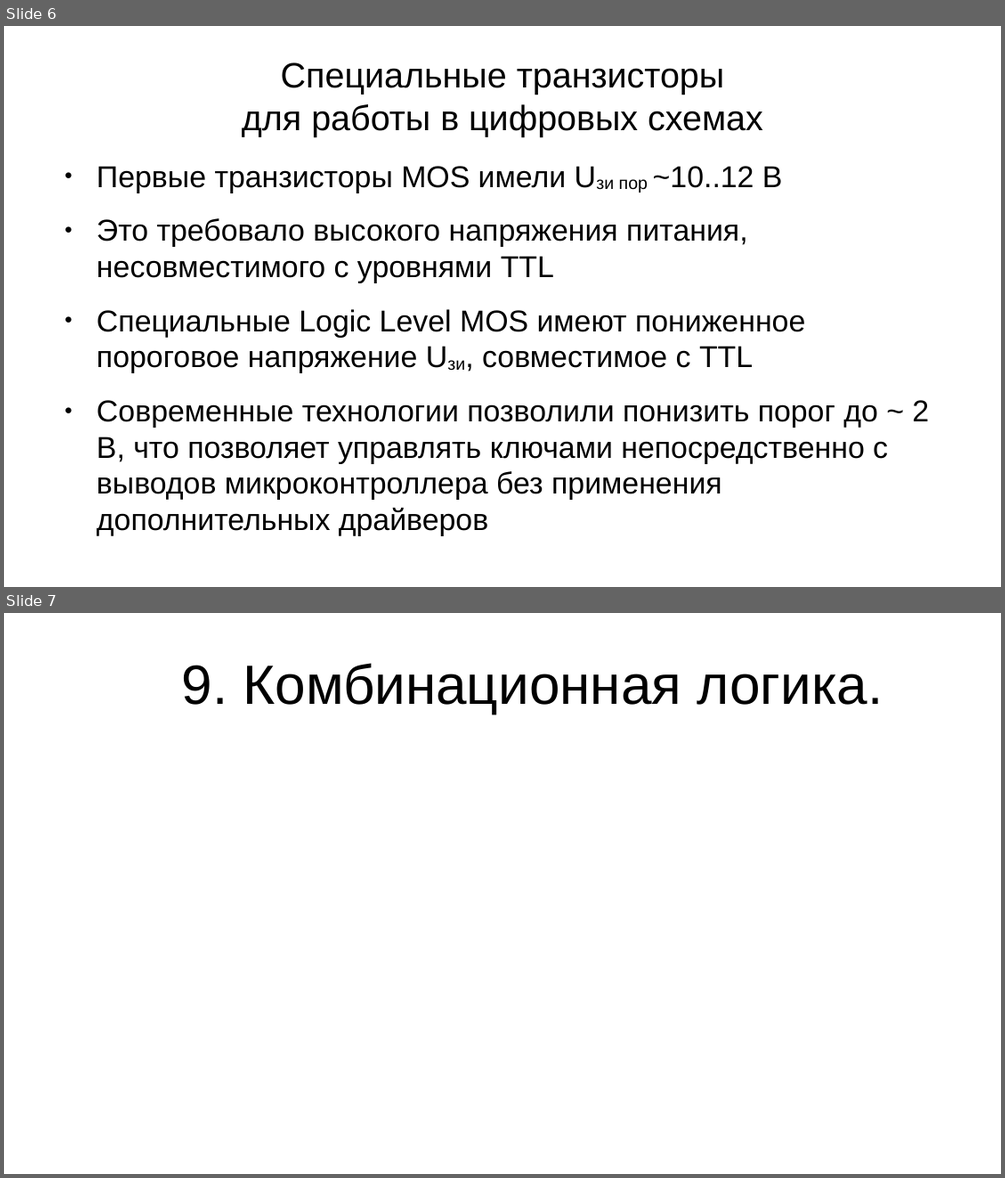
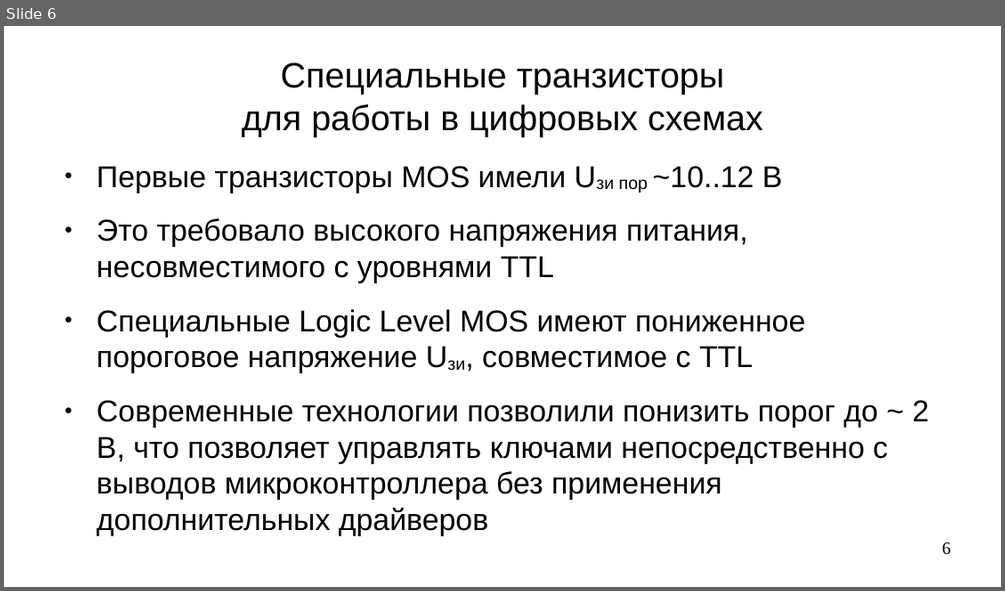
Before and after one commit to steelcraft/stud-lab, a slide deck: Лекции/СBDS01#L5.odp. Shown one above the other, each under a label of ours: slides 6 and 7 before the commit, slide 6 after it. The pictures are 1005x1178 and 1005x591 pixels, drawn with LibreOffice and Linux fonts; fonts in the diff are those of the drawing. Boxes give left, top, right and bottom in pixels: in the first picture for what was removed or moved away, otherwise in the second. Text is boxed around its words. In the diff, an @@ line names an element or a change of style, - is before the commit and + after.

```diff
--- a/Лекции/СBDS01#L5.odp
+++ b/Лекции/СBDS01#L5.odp
@@ slide 7 removed at box(4, 613, 1001, 1174), background #FFFFFF @@
@@ title removed at box(182, 663, 882, 714) @@
-9. Комбинационная логика.
@@ slide 6 changed as well @@
@@ page number added at box(942, 542, 951, 555), 14 pt, text #000000 @@
+6
```
Also in this commit, not shown: 7 other slides changed, 7 slides added, 7 other slides removed, 1 other file.
